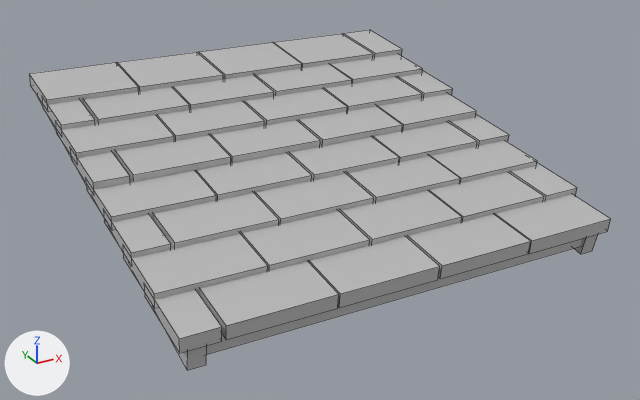
A saved change to the FBX model BearPrototypes/Assets/Objects/RoofPaneling.fbx.
Both versions are drawn from a 50 mm camera at (-6.18, -12.48, 5.89) aimed at (0.53, -0.27, -0.22). Every picture has the same lights, and +X, +Y and +Z are marked at lower left. Mesh edges are drawn as thin lines. Where no turn or scale is listed for an object, it has been applied to the vertices.

In view in the first picture: 'RoofSegment', 'Roof_Frame'.
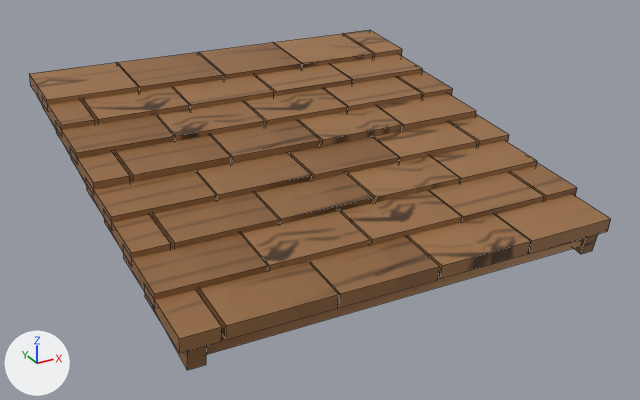
Where the change shows, as pixel boxes [x1, y1, x2, y2] in the pictures (640 x 400 px):
```json
{"object": "RoofSegment", "change": "recoloured, surface changed", "before": [29, 30, 611, 353], "after": [29, 30, 611, 353], "on screen": "grey to brown"}
{"part": 1, "of": "me_mesh_001", "change": "recoloured", "before": [38, 97, 598, 370], "after": [38, 97, 598, 370], "on screen": "grey to brown"}
```

Scene script edits in JSON lines:
```json
{"op": "add", "block": "img_misc_png", "code": ["img_misc_png = load_image('Misc.png', '../../../GameModels/Misc.png', 1080, 1080, 'sRGB')"]}
{"op": "add", "block": "mat_misc", "code": ["mat_misc = principled_material('Misc')", "mat_misc.texture = img_misc_png  # with its transparency"]}
{"block": "me_mesh", "where": "me_mesh.from_pydata(...)  # 320 vertices, 200 faces; spans x -3.61..3.61, y -3.7..3.7, z -0.86..0.86"}
{"block": "me_mesh", "where": "# used by ob_roofsegment; location = (0.36, 0.08, 0.68)"}
{"op": "remove", "block": "me_mesh", "code": "me_mesh.materials.append(mat_lambert1)  # grey #bcbcbc"}
{"block": "me_mesh", "change": "me_mesh part 2: texture (UV) coordinates of 200 of 200 faces, centred in x -3.61..3.61, y -3.69..3.69, z -0.75..0.79, changed; they spanned u 0.12..0.88, v 0.0..0.75 and now span u 0.39..0.59, v 0.01..0.21"}
{"op": "add", "block": "me_mesh", "code": "me_mesh.materials.append(mat_misc)  # picture img_misc_png"}
{"block": "me_mesh_001", "where": "# used by ob_roof_frame; location = (0.32, 0.21, 0.44)"}
{"op": "remove", "block": "me_mesh_001", "code": "me_mesh_001.from_pydata(...)  # 24 vertices, 18 faces; spans x -3.44..3.44, y -3.76..3.76, z -1.0..1.0"}
{"op": "add", "block": "me_mesh_001", "code": "me_mesh_001.from_pydata(...)  # 24 vertices, 16 faces; spans x -3.44..3.44, y -3.76..3.76, z -1.0..1.0"}
{"block": "me_mesh_001", "change": "me_mesh_001 part 1: 16 faces spanning x -3.44..3.44, y -3.76..3.76, z -1.0..1.0 switch from mat_lambert1 (grey #bcbcbc) to mat_misc (picture img_misc_png)"}
```
